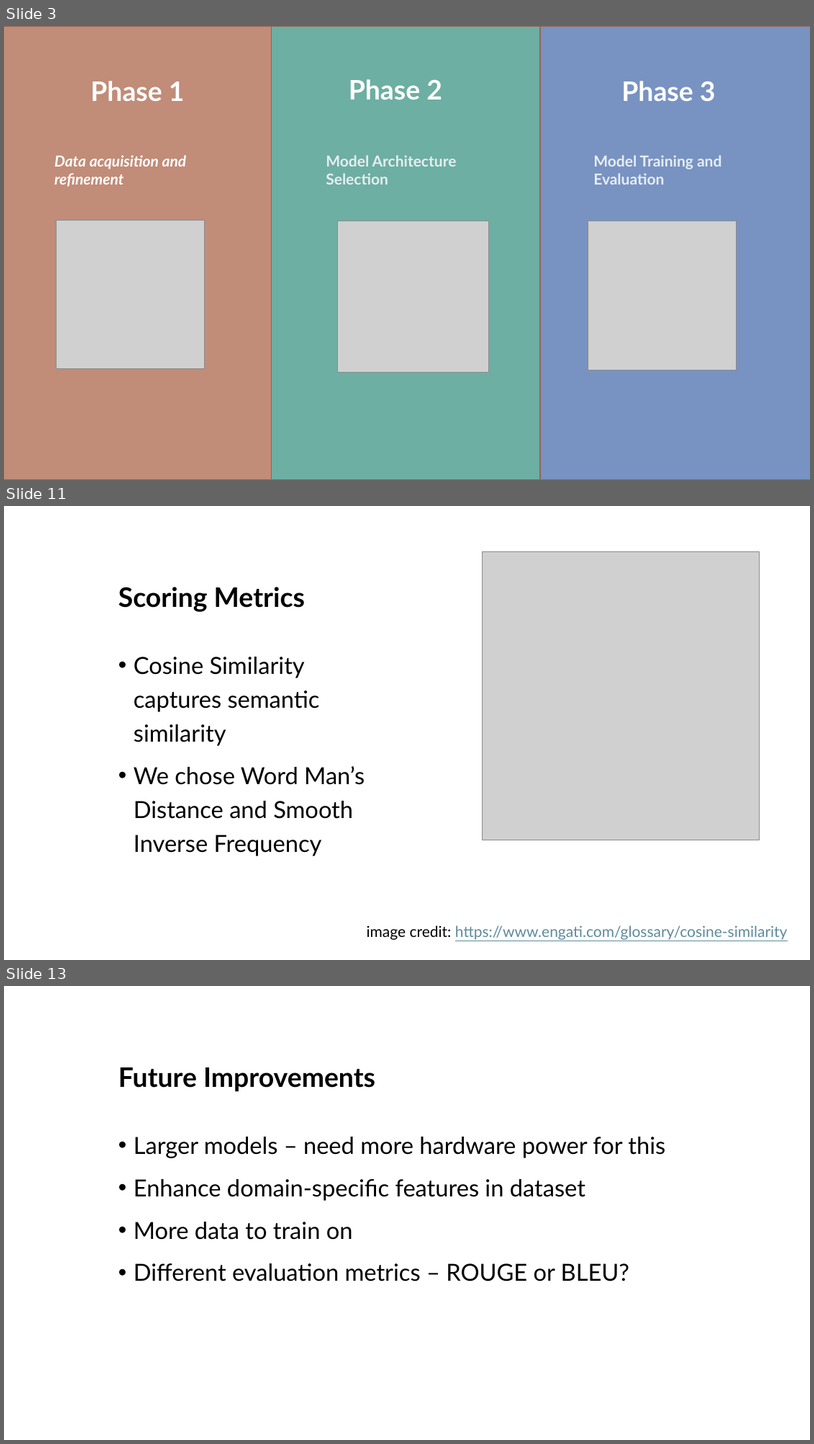
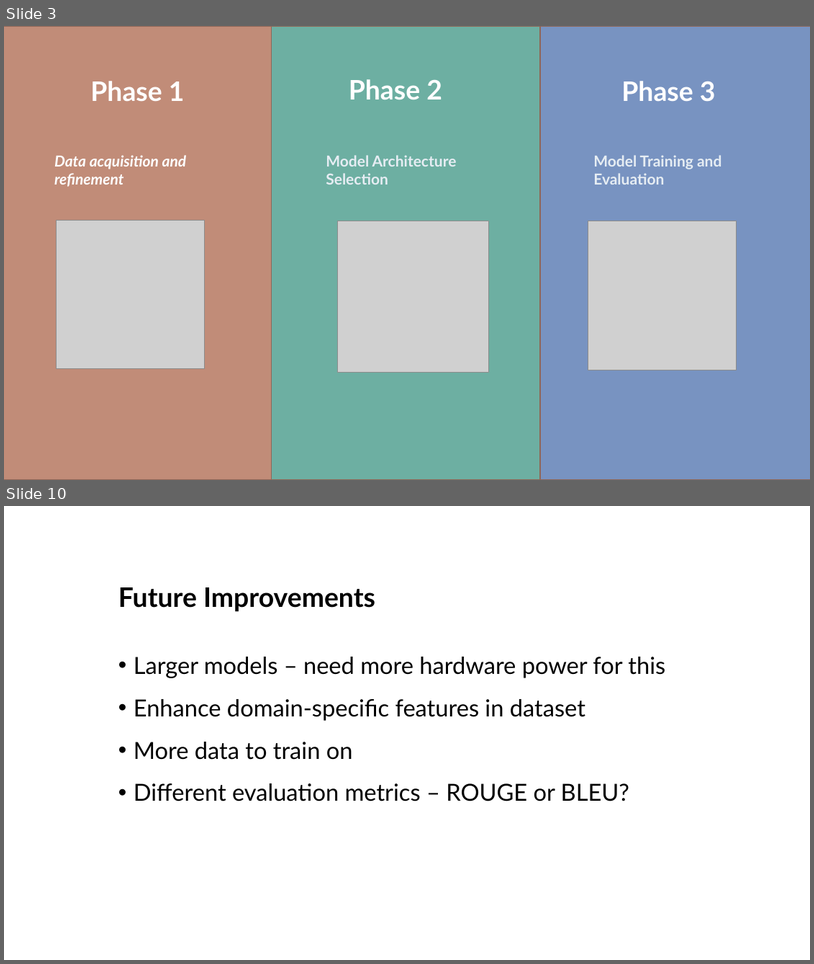
Before and after one commit to heyodai/cs5530-project, a slide deck: Presentation.pptx. Shown one above the other, each under a label of ours: slides 3, 11 and 13 before the commit, slides 3 and 10 after it; the slides between them are not shown. The pictures are 814x1444 and 814x964 pixels, drawn with LibreOffice and Linux fonts; fonts in the diff are those of the drawing; grey boxes stand for pictures. Boxes give left, top, right and bottom in pixels: in the first picture for what was removed or moved away, otherwise in the second. Text is boxed around its words. In the diff, an @@ line names an element or a change of style, - is before the commit and + after.

```diff
--- a/Presentation.pptx
+++ b/Presentation.pptx
@@ slide 11 removed at bbox=[4, 506, 810, 960], background #FFFFFF @@
@@ picture removed at bbox=[483, 551, 760, 840] @@
@@ title removed at bbox=[118, 587, 305, 612] @@
-Scoring Metrics
@@ text removed at bbox=[134, 656, 365, 856] @@
-• Cosine Similarity captures semantic similarity
-• We chose Word Man’s Distance and Smooth Inverse Frequency
@@ text removed at bbox=[367, 925, 788, 939] @@
-image credit: https://www.engati.com/glossary/cosine-similarity
@@ what was slide 13 is now slide 10 @@
```
Also in this commit, not shown: 6 slides changed, 2 other slides removed.
